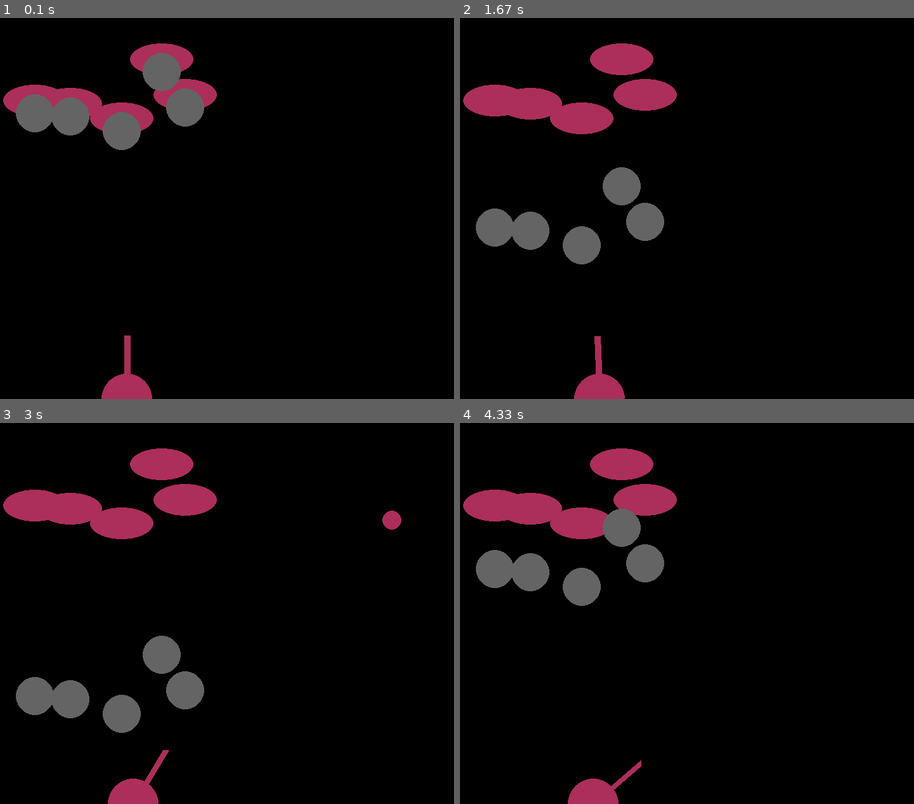
Above: before the commit, frames 1-4 (two rows, left to right).
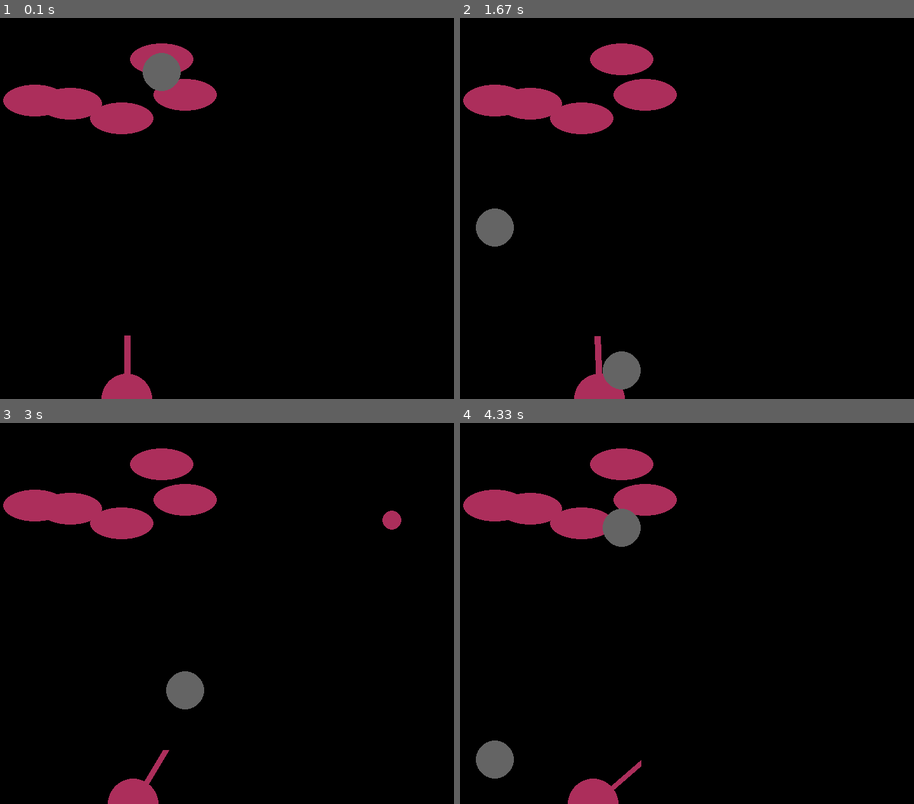
Above: after the commit, the same moments.

Repository: Pleshakova/pygame_projects
Game: pygame game, started from cannon_game/model.py
Two runs of this game, one before a commit and one after it. Both use one fixed random seed, a clock stepped at 60 frames per second and the inputs below.
Inputs (mouse positions are in pixels of both pictures, inside the frame that each line leads up to):
- Up to frame 1 (0.1 s): no input
- Up to frame 2 (1.67 s): click (714, 208) at 0.38 s; hold Right 0.67-1.13 s; click (877, 197) at 0.75 s; hold Right 1.17-1.63 s; click (591, 212) at 1.25 s
- Up to frame 3 (3 s): hold Left 1.67-2.2 s; click (304, 697) at 1.75 s; hold Left 2.23-2.63 s; click (95, 556) at 2.32 s; hold Right from 2.67 s (still down); click (326, 480) at 2.75 s
- Up to frame 4 (4.33 s): release Right at 3.3 s; hold Left 3.33-3.8 s; click (900, 746) at 3.42 s; hold Right 3.83-4.3 s; click (773, 647) at 3.92 s

The runs differ from the first frame. In frame 1, 2.6% of the frame differs, in the area x 3-45%, y 18-35%; in frame 2, 3.2%, in the area x 11-45%, y 39-98%; in frame 3, 2.6%; in frame 4, 3.2%.

Commit message:
Version 8. Targets can fire randomly.

Diff:
--- a/cannon_game/controller.py
+++ b/cannon_game/controller.py
@@ -0,0 +1,21 @@
+import pygame
+import model as mod
+
+pygame.init()
+width = 800
+height = 600
+screen = pygame.display.set_mode((width, height))
+clock = pygame.time.Clock()
+finished = False
+
+while not finished:
+    clock.tick(20)
+    for event in pygame.event.get():
+        if event.type == pygame.QUIT:
+            finished = True
+        elif event.type == pygame.MOUSEBUTTONDOWN:
+            event.x, event.y = event.pos
+            other_x, other_y = event.x, event.y
+            # call game_manager
+        elif event.type == pygame.KEYDOWN:
+            pass
--- a/cannon_game/model.py
+++ b/cannon_game/model.py
@@ -187,6 +187,7 @@
 
 
 class GameManager:
+    target_number = 5
     def __init__(self):
         self.cannon = Cannon()
         self.gun = CannonGun()
@@ -195,12 +196,13 @@
         self.bombs = []
         self.finished = False
 
-    def creation_targets(self, n):
+    def creation_targets(self, n=target_number):
         self.targets = [Target() for i in range(n)]
         return self.targets
 
-    def creation_bombs(self):
-        self.bombs = [target.fire() for target in self.targets]
+    def creation_bombs(self, n=target_number):
+        target = self.targets[randint(0, n-1)]
+        self.bombs.append(target.fire())
         return self.bombs
 
     def event_handler(self):
@@ -246,14 +248,13 @@
     time = pygame.time.get_ticks()
     clock = pygame.time.Clock()
     mng = GameManager()
-    mng.creation_targets(5)
+    mng.creation_targets()
     mng.creation_bombs()
     while not mng.finished:
         clock.tick(30)
         if pygame.time.get_ticks() >= time + 1000:
             time = pygame.time.get_ticks()
             mng.creation_bombs()
-            print(len(mng.creation_bombs()))
         mng.event_handler()
         mng.move()
         mng.game_show()
